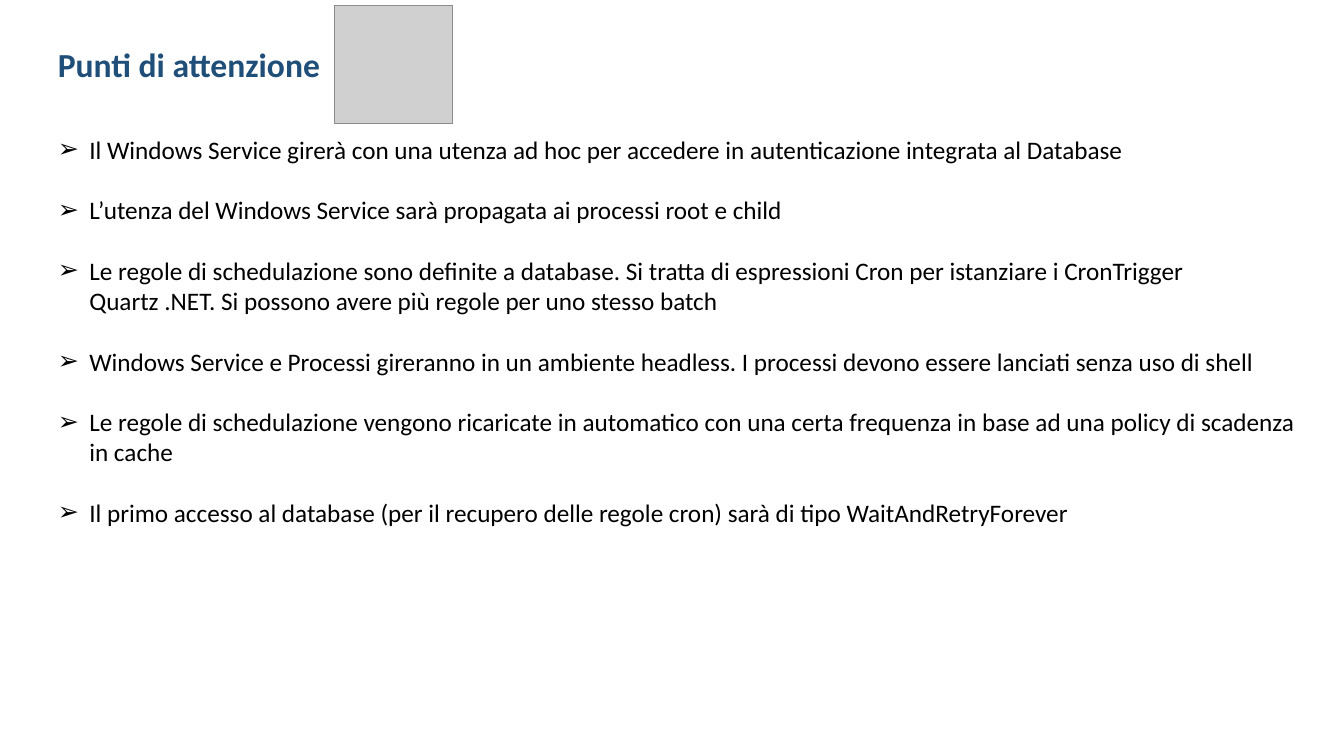
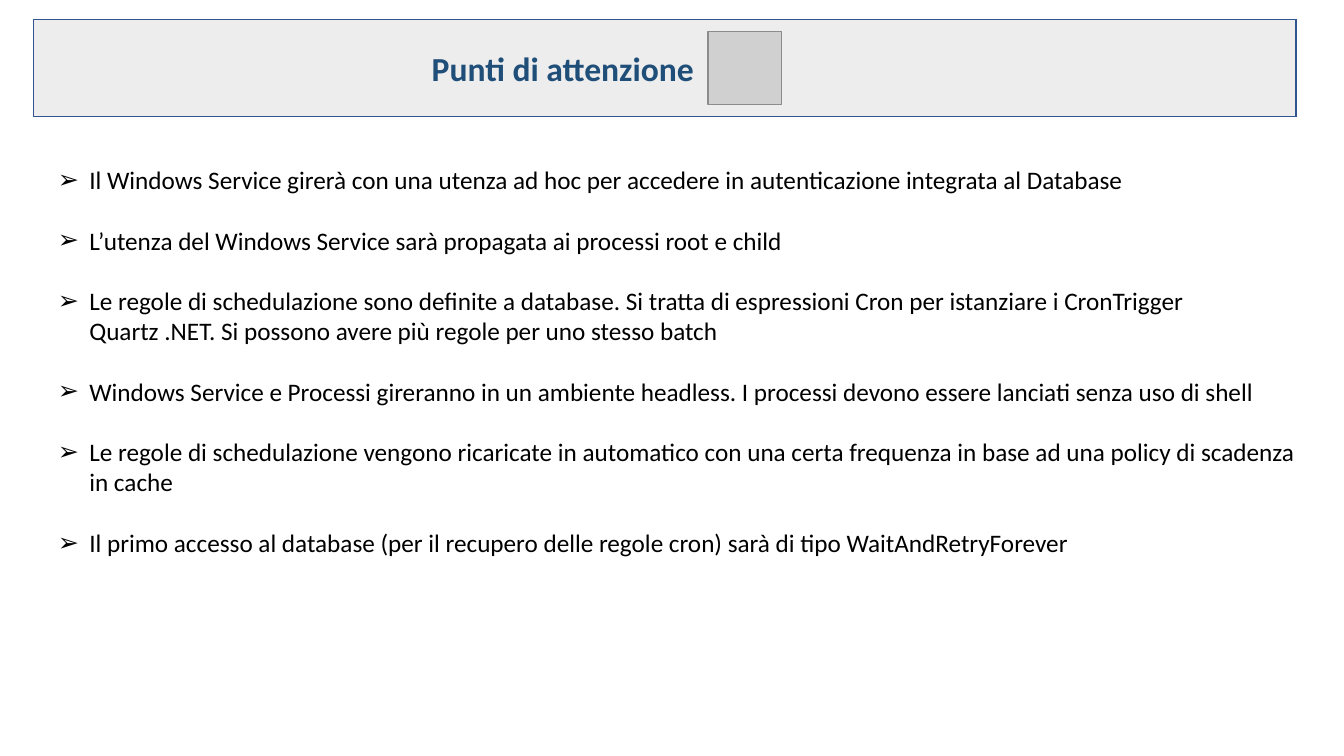
Before and after one commit to gimmi-tiozzo/Quartz.WindowsService, a slide deck: slide 4 of Documents/Quick_Analisi_V1.0.pptx (slide 2 before the commit). Drawn at 1344x756 pixels with LibreOffice and Linux fonts; fonts in the diff are those of the drawing; grey boxes stand for pictures. Boxes give left, top, right and bottom in pixels: in the first picture for what was removed or moved away, otherwise in the second. Text is boxed around its words. In the diff, an @@ line names an element or a change of style, - is before the commit and + after.

```diff
--- a/Documents/Quick_Analisi_V1.0.pptx
+++ b/Documents/Quick_Analisi_V1.0.pptx
@@ rectangle added at (33, 19, 1297, 116), fill #EDEDED, outline #325491 1 pt @@
@@ picture removed at (335, 5, 454, 124) @@
@@ text "Punti di attenzione": place and size @@
-text "Punti di attenzione" at (58, 53, 320, 78)
+text "Punti di attenzione" at (432, 57, 693, 82)
@@ picture added at (708, 31, 781, 105) @@
@@ text "Il Windows Service girerà con ...": place and size @@
-text "Il Windows Service girerà con ..." at (89, 141, 1294, 527)
+text "Il Windows Service girerà con ..." at (89, 171, 1294, 557)
```
Also in this commit, not shown: 1 other slide changed, 3 slides added.
